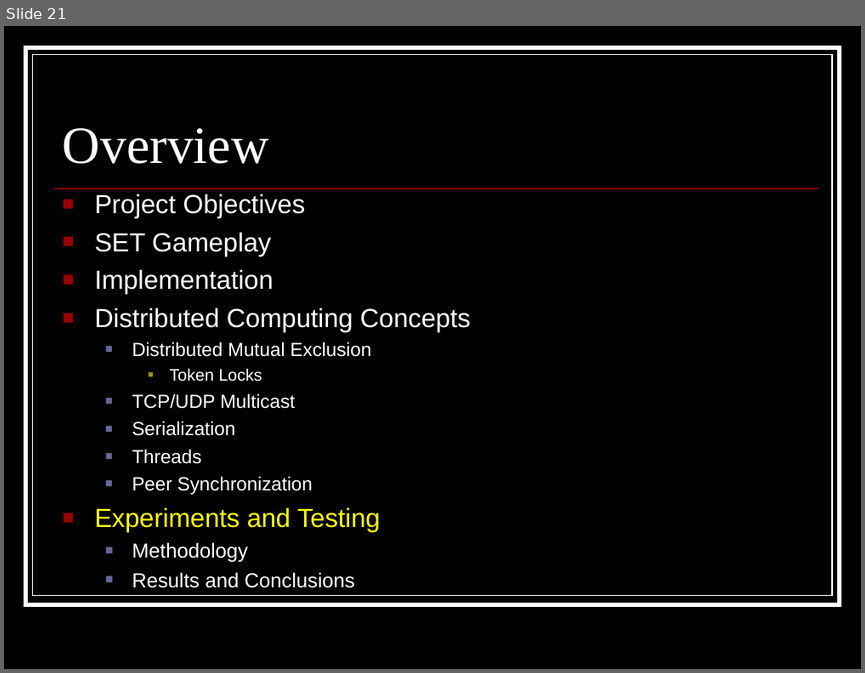
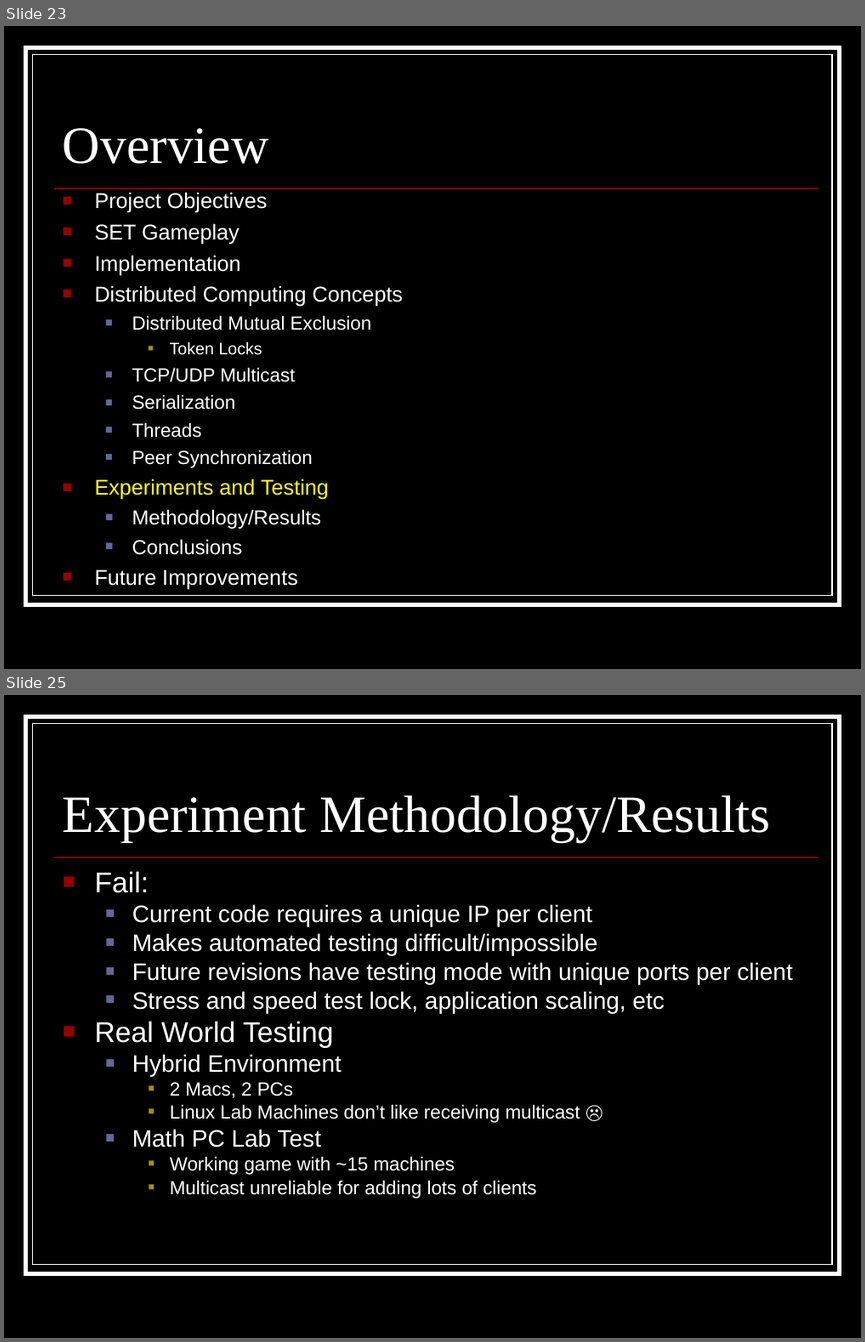
Before and after one commit to appleguru/p2pset, a slide deck: Other Documents/Final Presentation.ppt. Shown one above the other, each under a label of ours: slide 21 before the commit, slides 23 and 25 after it; the slides between them are not shown. The pictures are 865x673 and 865x1342 pixels, drawn with LibreOffice and Linux fonts; fonts in the diff are those of the drawing. Boxes give left, top, right and bottom in pixels: in the first picture for what was removed or moved away, otherwise in the second. Text is boxed around its words. In the diff, an @@ line names an element or a change of style, - is before the commit and + after.

```diff
--- a/Other Documents/Final Presentation.ppt
+++ b/Other Documents/Final Presentation.ppt
@@ slide 25 added at (4,695,861,1338), background #000000; not listed: 3 template elements that a slide beside it also shows @@
@@ title added at (63,795,770,841), 44 pt, text #FFFFFF @@
+Experiment Methodology/Results
@@ text added at (95,871,792,1198), 20 pt, text #FFFFFF @@
+■ Fail:
+  ■ Current code requires a unique IP per client
+  ■ Makes automated testing difficult/impossible
+  ■ Future revisions have testing mode with unique ports per client
+  ■ Stress and speed test lock, application scaling, etc
+■ Real World Testing
+  ■ Hybrid Environment
+    ■ 2 Macs, 2 PCs
+    ■ Linux Lab Machines don’t like receiving multicast ☹
+  ■ Math PC Lab Test
+    ■ Working game with ~15 machines
+    ■ Multicast unreliable for adding lots of clients
@@ what was slide 21 is now slide 23 @@
@@ slide 23 changed as well @@
@@ text at (95,192,403,499): size 22 to 18 pt in "Project Objectives", "SET Gameplay", "Implementation", "Distributed Computing Concepts" and 1 more places; less space between paragraphs @@
@@ text at (95,509,321,590): text changed @@
-  ■ Methodology
-  ■ Results and Conclusions
+  ■ Methodology/Results
+  ■ Conclusions
+■ Future Improvements
```
Also in this commit, not shown: 16 other slides changed, 9 other slides added, 2 slides removed.
